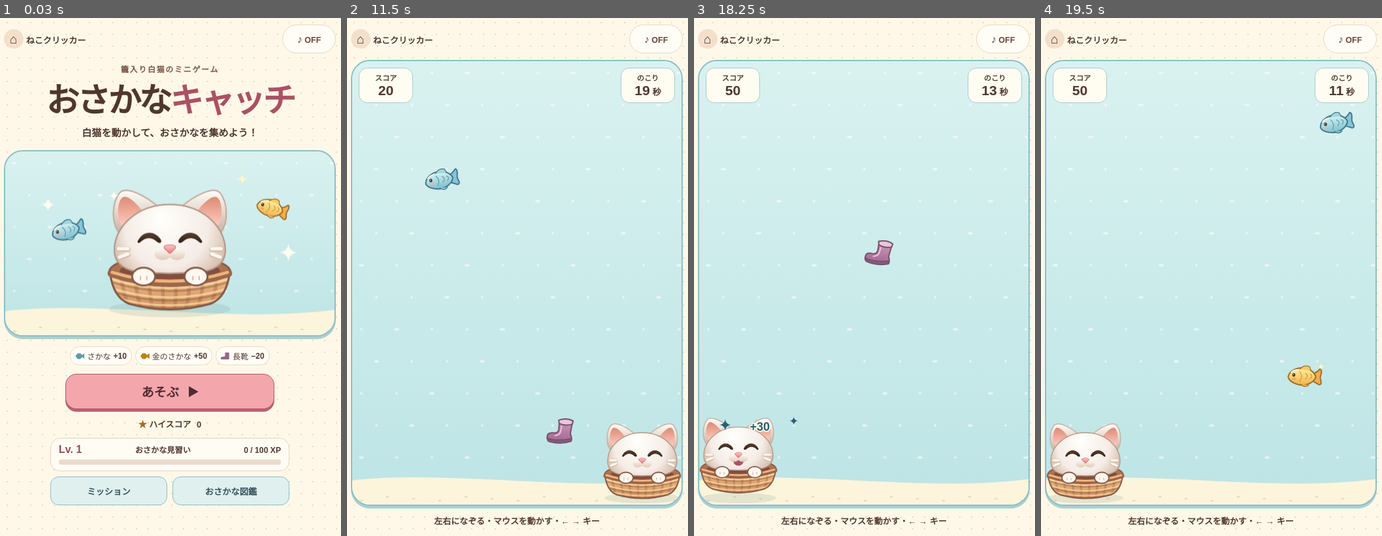
Above: before the commit, frames 1-4 (left to right).
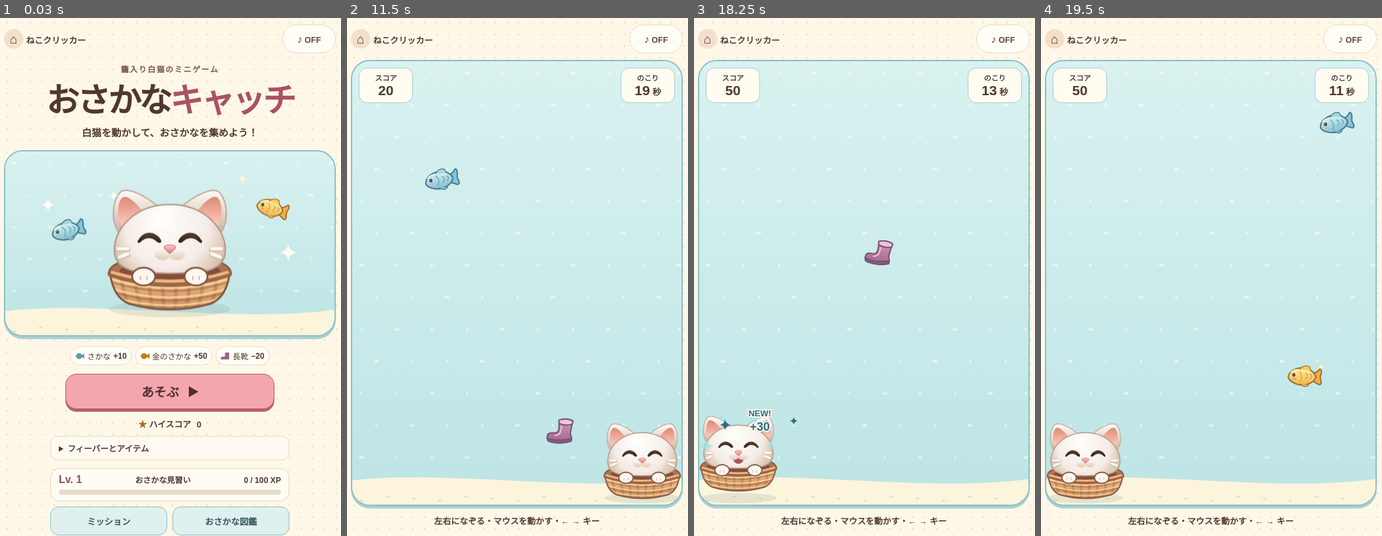
Above: after the commit, the same moments.

Repository: nfcclicker/cat-clicker-games
Game: browser game, page game/white-basket/index.html
Same seed, same stepped clock (60 frames per second), same inputs: the game is played once before the commit and once after it.
Inputs (mouse positions are in pixels of both pictures, inside the frame that each line leads up to):
- Up to frame 1 (0.03 s): no input
- Up to frame 2 (11.5 s): click "あそぶ ▶" at 0.27 s; hold Right 1.03-2.28 s; click (517, 328) at 1.07 s; tap Space every 0.33 s from 1.1 to 11.43 s; click (449, 240) at 2.07 s; hold Right 2.33-3.33 s; click (582, 214) at 3.07 s; hold Left 3.38-4.88 s; click (565, 370) at 4.07 s; hold Left 4.93-5.6 s; click (435, 390) at 5.07 s; hold Right 5.65-6.9 s; click (517, 194) at 6.07 s; hold Right 6.95-7.95 s; click (616, 302) at 7.07 s; hold Left 8-9.5 s; click (418, 282) at 8.07 s; click (483, 437) at 9.07 s; hold Left 9.55-10.22 s; click (548, 126) at 10.07 s; hold Right from 10.27 s (still down); click (517, 328) at 11.07 s
- Up to frame 3 (18.25 s): release Right at 11.52 s; hold Right 11.57-12.57 s; tap Space every 0.33 s from 11.77 to 18.1 s; click (796, 240) at 12.07 s; hold Left 12.62-14.12 s; click (929, 214) at 13.07 s; click (912, 370) at 14.07 s; hold Left 14.17-14.83 s; hold Right 14.88-16.13 s; click (782, 390) at 15.07 s; click (864, 194) at 16.07 s; hold Right 16.18-17.18 s; click (963, 302) at 17.07 s; hold Left from 17.23 s (still down); click (765, 282) at 18.07 s
- Up to frame 4 (19.5 s): tap Space every 0.33 s from 18.43 to 19.43 s; release Left at 18.73 s; hold Left 18.78-19.45 s; click (1177, 437) at 19.07 s

The runs differ from the first frame. In frame 1, 8.8% of the frame differs, in the area x 14-85%, y 80-100%; in frame 2, nothing differs; in frame 3, 1.4%; in frame 4, nothing differs.

Commit message:
Add fever time and power-ups in Osakana Catch 2.1

Diff:
--- a/game/white-basket/collection.js
+++ b/game/white-basket/collection.js
@@ -107,6 +107,7 @@
   levelUp.textContent = "レベルアップ！ Lv. " + summary.before.level + " → " + summary.after.level;
   const newFish = summary.discoveries.map((id) => rareById[id].name);
   progressElement("new-fish").textContent = newFish.length ? newFish.join("・") : "なし";
+  progressElement("discovery-badge").hidden = !newFish.length;
   progressElement("new-missions").textContent = summary.unlocked.length
     ? summary.unlocked.map(({ name }) => name).join("・") : "なし";
   progressElement("save-warning").hidden = summary.saved;
--- a/game/white-basket/game.js
+++ b/game/white-basket/game.js
@@ -19,6 +19,9 @@
 let fishCount = 0;
 let combo = 0;
 let round;
+let powers = newPowers();
+let rareReaction = null;
+const reducedMotion = matchMedia("(prefers-reduced-motion: reduce)");
 let mood = "calm";
 let moodUntil = 0;
 let startedAt = 0;
@@ -42,6 +45,9 @@
   gold: [523, 659, 784, 1047],
   boot: [262, 175],
   end: [659, 523, 440, 523],
+  fever: [523, 659, 784, 1047, 1319],
+  power: [440, 659, 880],
+  legend: [392, 587, 784, 988, 1175, 1568],
 };
 let audio;
 let volume;
@@ -202,14 +208,43 @@
   ctx.restore();
 }
 
-function background() {
-  ctx.fillStyle = fade(0, height, "#d9f2f0", "#bde4e5");
+function drawPowerItem(type, x, y, scale, tilt) {
+  ctx.save();
+  ctx.translate(x, y);
+  ctx.rotate(tilt);
+  ctx.scale(scale, scale);
+  if (type === "clock") {
+    oval(0, 0, 16, 16, "#fffcdf", "#437582");
+    path("M0 -9 V0 L7 4 M-4 -19 H4", null, "#437582", 2.8);
+    oval(0, 0, 2, 2, "#e67588");
+  } else if (type === "magnet") {
+    path("M-13 -10 V4 A13 13 0 0 0 13 4 V-10 H6 V4 A6 6 0 0 1 -6 4 V-10Z", "#dc7293", "#794766", 1.8);
+    path("M-13 -11 H-6 V-4 H-13Z M6 -11 H13 V-4 H6Z", "#d8eff2", "#466e78", 1.8);
+  } else {
+    path("M0 -18 L5 -6 L18 -5 L8 4 L11 16 L0 10 L-11 16 L-8 4 L-18 -5 L-5 -6Z", "#ffdf82", "#9d672c", 2);
+    path("M-2 -10 L-5 -3 L-11 -2", null, "#fff8db", 2);
+  }
+  sparkle(20, -13, 5, "#fffdf2");
+  ctx.restore();
+}
+
+function background(fever = false, now = 0) {
+  ctx.fillStyle = fever
+    ? fade(0, height, "#ffe9a6", "#f6bfd7")
+    : fade(0, height, "#d9f2f0", "#bde4e5");
   ctx.fillRect(0, 0, width, height);
   for (let row = 0; row * 49 < height; row += 1) {
     for (let col = 0; col * 54 < width; col += 1) {
       const x = col * 54 + (row % 2) * 23 + 14;
       const y = row * 49 + 18;
       oval(x, y, (row + col) % 3 === 0 ? 4 : 2, 2, "#ffffff83");
+    }
+  }
+  if (fever) {
+    for (let i = 0; i < 8; i += 1) {
+      const pulse = reducedMotion.matches ? 2 : 3 * (1 + Math.sin(now / 290 + i));
+      sparkle(width * ((i * 37 + 13) % 91 + 4) / 100, height * (.23 + (i % 4) * .16),
+        4 + pulse, i % 2 ? "#fffaf1" : "#fff3ba");
     }
   }
   ctx.fillStyle = "#fdf4dc";
@@ -234,7 +269,7 @@
   ctx.setTransform(canvas.width / width, 0, 0, canvas.height / height, 0, 0);
   ctx.lineJoin = "round";
   ctx.lineCap = "round";
-  background();
+  background(state === "playing" && now < powers.feverEnd, now);
   if (state === "title") {
     const scale = Math.min(width / 242, height / 160, 2.35) * .91;
     cat(width / 2, height * .84, scale, "calm");
@@ -249,9 +284,11 @@
   const scale = artScale();
   for (const object of objects) {
     const fish = Object.hasOwn(rareById, object.type) ? rareById[object.type] : null;
-    if (fish) {
+    if (Object.hasOwn(powerItems, object.type)) {
+      drawPowerItem(object.type, object.x * width, object.y, scale, object.tilt);
+    } else if (fish) {
       if (fish.tier === 5) {
-        const pulse = (Math.sin(now / 130) + 1) * .5;
+        const pulse = reducedMotion.matches ? .5 : (Math.sin(now / 130) + 1) * .5;
         oval(object.x * width, object.y, (32 + pulse * 5) * scale, 21 * scale, "#fff4ab7d");
         sparkle(object.x * width - 27 * scale, object.y - 15 * scale, 5 + pulse * 4, "#fffbe2");
         sparkle(object.x * width + 28 * scale, object.y + 12 * scale, 9 - pulse * 4, "#fffbe2");
@@ -265,12 +302,32 @@
     }
   }
   const remaining = Math.max(0, moodUntil - now);
-  const bounce = mood === "happy" ? Math.sin(Math.PI * (1 - remaining / 450)) * 9 : 0;
+  const reaction = rareReaction && now - rareReaction.at < rareReaction.duration ? rareReaction : null;
+  const bounce = mood === "happy" && remaining
+    ? Math.sin(Math.PI * remaining / (reaction?.duration ?? 450)) * (reaction ? reaction.jump : 9) : 0;
+  if (state === "playing" && now < powers.guardEnd) {
+    oval(catX, height - 70 * scale, 57 * scale, 63 * scale, "#fff2a550", "#b78d43");
+  }
   cat(catX, height - 13, scale, remaining ? mood : "calm", bounce);
+  if (reaction) {
+    const progress = (now - reaction.at) / reaction.duration;
+    const count = reaction.legendary ? 10 : 4;
+    const radius = reducedMotion.matches ? 58 : 36 + progress * 48;
+    ctx.save();
+    ctx.globalAlpha = 1 - progress;
+    for (let i = 0; i < count; i += 1) {
+      const angle = Math.PI * (1 + i / (count - 1));
+      sparkle(catX + Math.cos(angle) * radius * scale,
+        height - (78 + bounce) * scale + Math.sin(angle) * radius * scale,
+        (i % 2 ? 7 : 11) * scale, reaction.legendary ? "#fff5a3" : reaction.color);
+    }
+    ctx.restore();
+  }
   for (const effect of effects) {
     const age = (now - effect.at) / 800;
     if (age >= 1) continue;
-    const x = clamp(effect.x * width, 62, width - 62);
+    const margin = effect.text.length > 9 ? 80 : 62;
+    const x = clamp(effect.x * width, margin, width - margin);
     const y = height - 104 * scale - age * 39;
     ctx.save();
     ctx.globalAlpha = Math.min(1, (1 - age) * 2.8);
@@ -281,6 +338,11 @@
     ctx.fillStyle = effect.color;
     ctx.strokeText(effect.text, x, y);
     ctx.fillText(effect.text, x, y);
+    if (effect.newFish) {
+      ctx.font = '900 13px sans-serif';
+      ctx.strokeText("NEW!", x, y - 22);
+      ctx.fillText("NEW!", x, y - 22);
+    }
     sparkle(x - 53, y - 9, 7 + age * 6, effect.color);
     sparkle(x + 52, y - 15, 6, effect.color);
     ctx.restore();
@@ -308,7 +370,7 @@
 }
 
 function spawn(elapsed) {
-  const progress = elapsed / duration;
+  const progress = Math.min(1, elapsed / duration);
   const roll = Math.random();
   const type = elapsed < 3600 ? "fish" : roll < .14 ? "boot" : roll < .28 ? "gold" : "fish";
   lastLane = clamp(lastLane + (Math.random() - .5) * .85, .12, .88);
@@ -320,40 +382,120 @@
     speed: .45 + progress * .33,
   });
   nextSpawn = elapsed + 1040 - progress * 375 + Math.random() * 120;
+  if (objects.some((object) => Object.hasOwn(powerItems, object.type))) return;
+  const power = rollPowerItem(powers, elapsed);
+  if (power) {
+    objects.push({ type: power, x: lastLane < .5 ? lastLane + .24 : lastLane - .24,
+      y: -65 * artScale(), tilt: 0, speed: .46 });
+  }
+}
+
+function catchEffect(object, now, text, color, newFish = false) {
+  effects = effects.filter((effect) => Math.abs(effect.x - object.x) * width > 135);
+  effects.push({ x: object.x, at: now, text, color, newFish });
 }
 
 function catchItem(object, now) {
   const { type } = object;
-  const value = points[type] ?? rareById[type].points;
-  score += value;
+  if (Object.hasOwn(powerItems, type)) {
+    if (activatePower(powers, type, now)) {
+      const { label, color } = powerItems[type];
+      catchEffect(object, now, label, color);
+      sound("power");
+    }
+    return;
+  }
+  if (type === "boot" && now < powers.guardEnd) {
+    catchEffect(object, now, "ガード！", "#865b1b");
+    return;
+  }
+
+  const rare = Object.hasOwn(rareById, type) ? rareById[type] : null;
+  const isNew = Boolean(rare && !savedProgress.collection[type] && !round.collection[type]);
+  let value = points[type] ?? rare.points;
   if (type === "boot") {
+    score += value;
     combo = 0;
+    mood = "sad";
+    moodUntil = now + 620;
+    rareReaction = null;
+    catchEffect(object, now, "−20", "#79496e");
+    sound("boot");
   } else {
     fishCount += 1;
     combo += 1;
-  }
-  if (type !== "boot") {
+    const feverStarted = tryFever(powers, combo, now);
+    if (now < powers.feverEnd) value *= 2;
+    score += value;
     recordRoundCatch(round, type, combo, score);
     announceMissions(round);
-  }
-  mood = type === "boot" ? "sad" : "happy";
-  moodUntil = now + (mood === "happy" ? 450 : 620);
-  const label = type === "boot" ? "−20" : "+" + value;
-  effects = effects.filter((effect) => Math.abs(effect.x - object.x) * width > 135);
-  effects.push({
-    x: object.x,
-    at: now,
-    text: combo >= 2 ? label + "  " + combo + "コンボ" : label,
-    color: type === "boot" ? "#79496e" : type === "gold" ? "#8b5517" : "#285e74",
-  });
+
+    if (rare) {
+      const legendary = rare.tier === 5;
+      rareReaction = { at: now, duration: legendary ? 1150 : 660, jump: legendary ? 24 : 15,
+        legendary, color: rare.color };
+      if (legendary) legendUntil = now + 2100;
+    } else {
+      rareReaction = null;
+    }
+    mood = "happy";
+    moodUntil = now + (rareReaction?.duration ?? 450);
+    const label = "+" + value + (combo >= 2 ? "  " + combo + "コンボ" : "");
+    catchEffect(object, now, label, rare?.ink ?? (type === "gold" ? "#8b5517" : "#285e74"), isNew);
+    if (feverStarted) sound("fever");
+    if (rare?.tier === 5) sound("legend");
+    else if (!feverStarted) sound(rare?.tier >= 3 ? "gold" : type === "gold" ? "gold" : "fish");
+  }
   byId("score").textContent = score;
-  sound(Object.hasOwn(points, type) ? type : rareById[type].tier >= 3 ? "gold" : "fish");
+}
+
+let legendUntil = 0;
+const powerHud = byId("power-hud");
+const legendToast = byId("legend-toast");
+const powerChips = [
+  ["feverEnd", byId("fever-chip"), "FEVER!! ×2"],
+  ["magnetEnd", byId("magnet-chip"), "磁石"],
+  ["guardEnd", byId("guard-chip"), "ガード"],
+];
+
+function renderPowerHud(now) {
+  let anyActive = false;
+  for (const [expires, chip, label] of powerChips) {
+    const seconds = Math.ceil(Math.max(0, powers[expires] - now) / 1000);
+    if (chip.hidden === Boolean(seconds)) chip.hidden = !seconds;
+    if (seconds) {
+      anyActive = true;
+      const text = label + " " + seconds + "秒";
+      if (chip.textContent !== text) chip.textContent = text;
+    }
+  }
+  if (powerHud.hidden === anyActive) powerHud.hidden = !anyActive;
+  if (legendToast.hidden !== (now >= legendUntil)) legendToast.hidden = now >= legendUntil;
+}
+
+function celebrateRecord(isRecord) {
+  byId("record-badge").hidden = !isRecord;
+  const container = byId("confetti");
+  container.replaceChildren();
+  if (!isRecord || reducedMotion.matches) return;
+  const colors = ["#e8738e", "#5daebe", "#eab541", "#8d78bd"];
+  for (let i = 0; i < 20; i += 1) {
+    const piece = document.createElement("span");
+    piece.style.setProperty("--x", (i * 37 % 100) + "%");
+    piece.style.setProperty("--drift", ((i * 23 % 85) - 42) + "px");
+    piece.style.setProperty("--delay", (i % 7) * 75 + "ms");
+    piece.style.background = colors[i % colors.length];
+    container.append(piece);
+  }
 }
 
 function finish() {
   if (state !== "playing") return;
   state = "result";
   byId("mission-toast").hidden = true;
+  byId("power-hud").hidden = true;
+  byId("legend-toast").hidden = true;
+  byId("discovery-badge").hidden = true;
   byId("replay").disabled = true;
   byId("return-title").disabled = true;
   byId("earned-xp").textContent = "…";
@@ -366,13 +508,16 @@
     byId("replay").disabled = false;
     byId("return-title").disabled = false;
   });
+  let previousBest = best;
   try {
-    best = Math.max(best, Number(localStorage.getItem(bestKey)) || 0, score);
+    previousBest = Math.max(best, Number(localStorage.getItem(bestKey)) || 0);
+    best = Math.max(previousBest, score);
     localStorage.setItem(bestKey, String(best));
   } catch {
     best = Math.max(best, score);
   }
   byId("time").textContent = "0";
+  celebrateRecord(score > previousBest);
   byId("final-score").textContent = score;
   byId("final-best").textContent = best;
   byId("final-fish").textContent = fishCount;
@@ -389,11 +534,11 @@
 
 function frame(now) {
   const elapsed = now - startedAt;
-  if (elapsed >= duration) {
+  if (elapsed >= duration + powers.extension) {
     finish();
     return;
   }
-  byId("time").textContent = Math.ceil((duration - elapsed) / 1000);
+
   const dt = clamp((now - lastFrame) / 1000, 0, .05);
   lastFrame = now;
   if (keys.has("ArrowLeft")) moveCat(catX - dt * width * 1.2);
@@ -406,15 +551,21 @@
   objects = objects.filter((object) => {
     const previousY = object.y;
     object.y += object.speed * height * dt;
+    const isFish = object.type !== "boot" && !Object.hasOwn(powerItems, object.type);
+    if (isFish && now < powers.magnetEnd) {
+      object.x = pullFishX(object.x * width, object.y, catX, catchTop, scale, dt) / width;
+    }
     if (object.y >= catchTop && previousY <= catchBottom &&
         Math.abs(object.x * width - catX) <= 54 * scale) {
       catchItem(object, now);
       return false;
     }
     if (object.y <= height + 22 * scale) return true;
-    if (object.type !== "boot") combo = 0;
+    if (isFish) combo = 0;
     return false;
   });
+  byId("time").textContent = Math.ceil((duration + powers.extension - elapsed) / 1000);
+  renderPowerHud(now);
   effects = effects.filter((effect) => now - effect.at < 800);
   draw(now);
   requestAnimationFrame(frame);
@@ -424,6 +575,9 @@
   if (state === "playing" || byId("replay").disabled) return;
   refreshTitleProgress();
   round = newRound(best);
+  powers = newPowers();
+  rareReaction = null;
+  legendUntil = 0;
   state = "playing";
   score = fishCount = combo = moodUntil = 0;
   objects = [];
--- a/game/white-basket/index.html
+++ b/game/white-basket/index.html
@@ -11,6 +11,7 @@
   <script src="./achievements.js" defer></script>
   <script src="./progress.js" defer></script>
   <script src="./collection.js" defer></script>
+  <script src="./power-ups.js" defer></script>
   <script src="./game.js" defer></script>
 </head>
 <body>
@@ -30,18 +31,26 @@
         <div><span>スコア</span><strong id="score">0</strong></div>
         <div><span>のこり</span><strong id="time">30</strong><small> 秒</small></div>
       </div>
+      <div id="power-hud" class="power-hud" hidden>
+        <strong id="fever-chip" class="power-chip fever-chip" hidden></strong>
+        <span id="magnet-chip" class="power-chip magnet-chip" hidden></span>
+        <span id="guard-chip" class="power-chip guard-chip" hidden></span>
+      </div>
+      <p id="legend-toast" class="legend-toast" role="status" hidden>でんせつの金魚をキャッチ！</p>
       <p id="mission-toast" class="mission-toast" role="status" hidden></p>
       <section id="result" class="result" aria-labelledby="result-title" hidden>
+        <div id="confetti" class="confetti" aria-hidden="true"></div>
         <div class="result-card">
           <h2 id="result-title" tabindex="-1">おしまい！</h2>
           <p class="total">今回のスコア <strong id="final-score">0</strong></p>
+          <p id="record-badge" class="record-badge" hidden>ハイスコア更新！</p>
           <dl>
             <div><dt>ハイスコア</dt><dd id="final-best">0</dd></div>
             <div><dt>キャッチした魚</dt><dd><span id="final-fish">0</span> 匹</dd></div>
           </dl>
           <dl class="round-progress">
             <div><dt>獲得XP</dt><dd id="earned-xp">—</dd></div>
-            <div><dt>新しく発見した魚</dt><dd id="new-fish">—</dd></div>
+            <div><dt><span id="discovery-badge" class="new-badge" hidden>NEW</span> 新しく発見した魚</dt><dd id="new-fish">—</dd></div>
             <div><dt>解除した実績</dt><dd id="new-missions">—</dd></div>
           </dl>
           <p id="level-up" class="level-up" role="status" hidden></p>
@@ -59,6 +68,15 @@
       </div>
       <button id="start" class="primary" type="button">あそぶ <span aria-hidden="true">▶</span></button>
       <p class="best"><span aria-hidden="true">★</span> ハイスコア <strong id="best">0</strong></p>
+      <details class="power-guide">
+        <summary>フィーバーとアイテム</summary>
+        <ul>
+          <li>10コンボごとに5秒間、魚の得点が2倍（1プレイ2回まで）</li>
+          <li>時計　残り時間 +5秒（1プレイ1回まで）</li>
+          <li>磁石　3秒間、近くの魚を引き寄せる</li>
+          <li>星　5秒間、長靴の減点とコンボ切断を防ぐ</li>
+        </ul>
+      </details>
       <div class="profile">
         <div class="progress-row"><strong id="level">Lv. 1</strong><span id="rank"></span><small id="xp-label"></small></div>
         <progress id="xp-bar" aria-label="次のレベルまでの経験値" max="100" value="0"></progress>
--- /dev/null
+++ b/game/white-basket/power-ups.js
@@ -0,0 +1,56 @@
+"use strict";
+
+const powerItems = {
+  clock: { label: "+5秒", color: "#246780" },
+  magnet: { label: "磁石！", color: "#824866" },
+  star: { label: "スターガード！", color: "#865b1b" },
+};
+
+const feverDuration = 5000;
+const maxFevers = 2;
+const clockBonus = 5000;
+const magnetDuration = 3000;
+const guardDuration = 5000;
+
+function newPowers() {
+  return { fevers: 0, feverEnd: 0, magnetEnd: 0, guardEnd: 0,
+    clockOffered: false, extension: 0 };
+}
+
+function tryFever(powers, combo, now) {
+  if (!combo || combo % 10 !== 0 || now < powers.feverEnd || powers.fevers >= maxFevers) return false;
+  powers.fevers += 1;
+  powers.feverEnd = now + feverDuration;
+  return true;
+}
+
+function rollPowerItem(powers, elapsed, random = Math.random) {
+  if (elapsed < 4000 || random() >= .045) return null;
+  const kind = random();
+  if (kind < .30) {
+    if (powers.clockOffered || powers.extension) return null;
+    powers.clockOffered = true;
+    return "clock";
+  }
+  return kind < .65 ? "magnet" : "star";
+}
+
+function activatePower(powers, type, now) {
+  if (type === "clock") {
+    if (powers.extension) return false;
+    powers.extension = clockBonus;
+  } else if (type === "magnet") {
+    powers.magnetEnd = now + magnetDuration;
+  } else if (type === "star") {
+    powers.guardEnd = now + guardDuration;
+  }
+  return true;
+}
+
+function pullFishX(x, y, catX, catchY, scale, dt) {
+  const dx = catX - x;
+  const dy = catchY - y;
+  if (dy < -22 * scale || dy > 155 * scale || Math.abs(dx) > 125 * scale) return x;
+  const step = Math.min(Math.abs(dx), 230 * dt * scale);
+  return x + Math.sign(dx) * step;
+}
--- a/game/white-basket/style.css
+++ b/game/white-basket/style.css
@@ -255,11 +255,103 @@
   font-weight: 900;
   animation: level-arrival .45s ease-out;
 }
-@keyframes level-arrival {
-  from { opacity: .25; transform: scale(.91); }
-  to { opacity: 1; transform: scale(1); }
-}
-@media (prefers-reduced-motion: reduce) { .level-up { animation: none; } }
 .primary:disabled { opacity: .65; cursor: wait; }
 
 .result-back { display: block; width: 100%; margin-top: 10px; }
+
+.power-guide {
+  width: min(100%, 366px);
+  margin: 9px auto 0;
+  border: 1px solid #e8d4bf;
+  border-radius: 12px;
+  background: #fffbf2;
+  text-align: left;
+  font-size: .79rem;
+}
+.power-guide summary { padding: 8px 12px; cursor: pointer; font-weight: 800; }
+.power-guide ul { margin: 0 10px 9px; padding-left: 1.35rem; line-height: 1.65; }
+.power-hud {
+  position: absolute;
+  inset: 77px 6px auto;
+  display: flex;
+  justify-content: center;
+  align-items: center;
+  flex-wrap: wrap;
+  gap: 4px;
+  pointer-events: none;
+}
+.power-chip {
+  padding: 3px 6px;
+  border: 1px solid #b88483;
+  border-radius: 999px;
+  color: #50372e;
+  background: #fffaf1;
+  font-size: .69rem;
+  font-weight: 900;
+  white-space: nowrap;
+}
+.fever-chip { background: #ffe28e; color: #672c46; border-color: #b46570; letter-spacing: .02em; }
+.magnet-chip { background: #e6d8f6; border-color: #a28ab8; }
+.guard-chip { background: #fff1bd; border-color: #b69949; }
+.legend-toast {
+  position: absolute;
+  z-index: 1;
+  inset: 114px 10px auto;
+  width: fit-content;
+  max-width: calc(100% - 20px);
+  margin: 0 auto;
+  padding: 6px 9px;
+  border: 1px solid #be8940;
+  border-radius: 11px;
+  color: #69410d;
+  background: #fff1b5;
+  font-weight: 900;
+  text-align: center;
+  font-size: .88rem;
+  pointer-events: none;
+}
+.power-hud:not([hidden]) ~ .mission-toast { top: 108px; }
+.legend-toast:not([hidden]) ~ .mission-toast { top: 153px; }
+.new-badge {
+  display: inline-block;
+  padding: 1px 4px;
+  border-radius: 4px;
+  background: #ffdaa9;
+  color: #6e331d;
+  font-size: .68rem;
+  font-weight: 900;
+}
+.record-badge {
+  width: fit-content;
+  margin: 3px auto 5px;
+  padding: 2px 9px;
+  border-radius: 999px;
+  background: #ffe9a0;
+  color: #704519;
+  font-size: .76rem;
+  font-weight: 900;
+}
+.level-up { position: relative; border: 1px solid #dfae56; animation-duration: .6s; }
+.level-up::before, .level-up::after { content: "✦"; padding-inline: 5px; color: #925d23; }
+@keyframes level-arrival {
+  0% { opacity: .25; transform: scale(.82); }
+  64% { opacity: 1; transform: scale(1.05); }
+  100% { opacity: 1; transform: scale(1); }
+}
+.confetti { position: absolute; z-index: 2; inset: 0; height: 100%; overflow: hidden; pointer-events: none; }
+.confetti span {
+  position: absolute;
+  top: -12px;
+  left: var(--x);
+  width: 7px;
+  height: 10px;
+  border-radius: 2px;
+  animation: confetti-fall 1.8s var(--delay) ease-out both;
+}
+@keyframes confetti-fall {
+  from { transform: translate3d(0, 0, 0) rotate(0); opacity: .95; }
+  to { transform: translate3d(var(--drift), min(72vh, 560px), 0) rotate(500deg); opacity: 0; }
+}
+@media (prefers-reduced-motion: reduce) {
+  .level-up, .confetti span { animation: none; }
+}
--- a/game/white-basket/sw.js
+++ b/game/white-basket/sw.js
@@ -2,9 +2,9 @@
 
 const base = self.registration.scope;
 const cachePrefix = "cat-clicker-white-basket:" + base + ":";
-const cacheName = cachePrefix + "v3";
+const cacheName = cachePrefix + "v4";
 const url = (name) => new URL(name, base).href;
-const files = ["index.html", "style.css", "cat-face.js", "fish-data.js", "achievements.js", "progress.js", "collection.js", "game.js"].map(url);
+const files = ["index.html", "style.css", "cat-face.js", "fish-data.js", "achievements.js", "progress.js", "collection.js", "power-ups.js", "game.js"].map(url);
 
 self.addEventListener("install", (event) => {
   event.waitUntil(caches.open(cacheName).then((cache) => cache.addAll(files.map((file) => new Request(file, { cache: "reload" })))));
